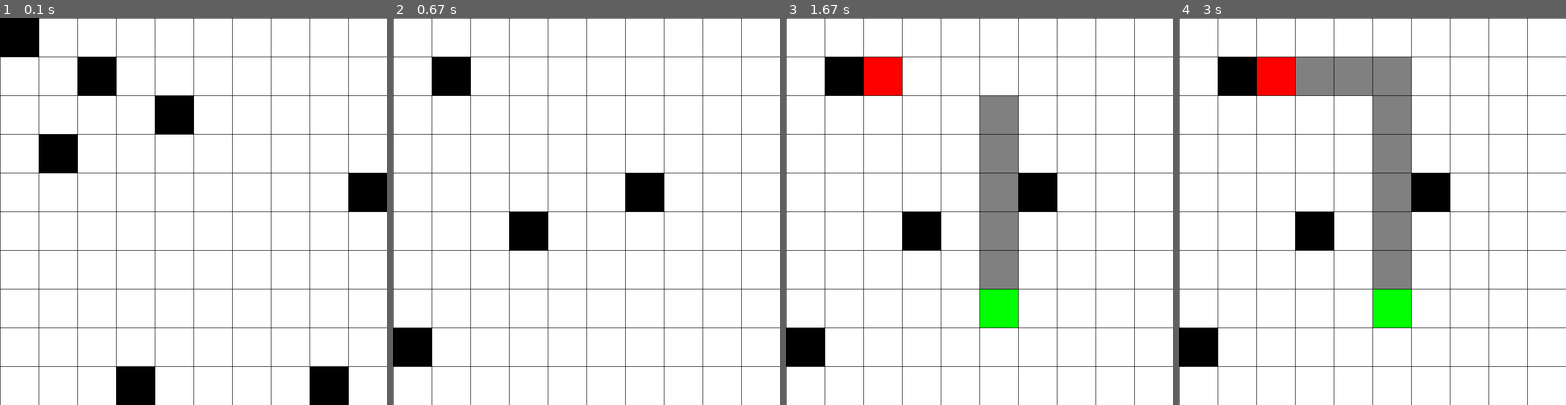
Above: before the commit, frames 1-4 (left to right).
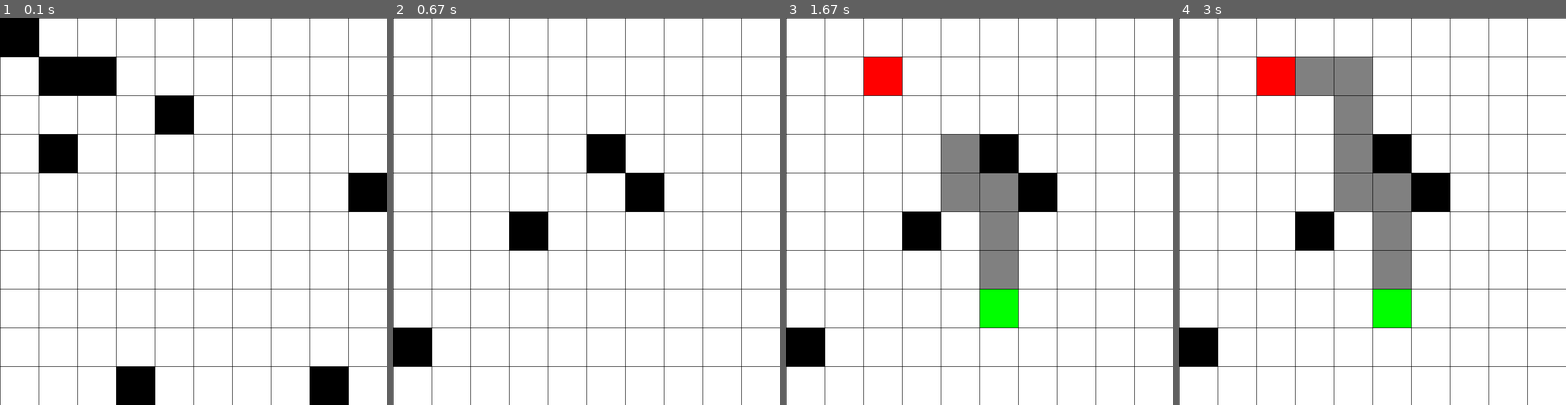
Above: after the commit, the same moments.

Repository: MichalKacprzak99/pathfinding-pygame
Game: pygame game, started from pathfinding-pygame/main.py
The game is run twice, just before and just after one commit, with the same random seed, the same clock (stepped at 60 frames per second) and the same inputs.
Inputs (mouse positions are in pixels of both pictures, inside the frame that each line leads up to):
- Up to frame 1 (0.1 s): no input
- Up to frame 2 (0.67 s): tap R at 0.33 s
- Up to frame 3 (1.67 s): click (1018, 296) at 0.78 s; click (878, 68) at 1.08 s
- Up to frame 4 (3 s): no input

The runs differ from the first frame. In frame 1, 1.0% of the frame differs, in the area x 10-20%, y 10-20%; in frame 2, 2.0%; in frame 3, 4.9%; in frame 4, 6.8%, in the area x 10-60%, y 10-50%.

Commit message:
protection against adding obstacles of the same position

Diff:
--- a/pathfinding-pygame/app.py
+++ b/pathfinding-pygame/app.py
@@ -48,7 +48,7 @@
 
             self.path_finder.draw_squares()
             if self.path_finder.path_able_to_find:
-                path = self.path_finder.find_path(self.board.matrix)
+                path = self.path_finder.find_path(self.board.board_matrix)
                 self.path_finder.draw_path(path)
             for event in pg.event.get():
                 if event.type == pg.QUIT:
@@ -71,7 +71,7 @@
         """
         self.path_finder.reset()
         self.board.recreate_obstacles()
-        self.path_finder.matrix = self.board.matrix
+        self.path_finder.matrix = self.board.board_matrix
         self.board.draw_board()
 
     def choose_square(self):
--- a/pathfinding-pygame/board.py
+++ b/pathfinding-pygame/board.py
@@ -19,7 +19,7 @@
 
     window: pygame.Surface
         Pygame object for representing images.
-    matrix: numpy.ndarray
+    board_matrix: numpy.ndarray
         array 10x10 representing state of board .
         1 represents empty square and 0 represent obstacle.
 
@@ -34,7 +34,9 @@
                 Pygame object for representing images.
         """
         self.window = window
-        self.matrix = np.full((10, 10), 1)
+        self.board_size = (Dimension.SCREEN_HEIGHT.value//Dimension.SQUARE_HEIGHT.value,
+                           Dimension.SCREEN_WIDTH.value//Dimension.SQUARE_WIDTH.value)
+        self.board_matrix = np.full(self.board_size, 1)
         self.obstacles = self.create_obstacles()
 
     def draw_board(self):
@@ -80,14 +82,17 @@
         :return: list of obstacles coordinates
         :rtype: list
         """
-        obstacle_number = random.randint(1, 10)
+        obstacles_number = random.randint(1, 10)
         obstacles = list()
-
-        for _ in range(obstacle_number):
-            obstacle_x_cord = random.randint(0, 9)
-            obstacle_y_cord = random.randint(0, 9)
-            self.matrix[obstacle_y_cord][obstacle_x_cord] = 0
-            obstacles.append(Square(obstacle_x_cord, obstacle_y_cord))
+        board_height, board_width = self.board_size
+        print(obstacles_number)
+        while len(obstacles) < obstacles_number:
+            obstacle_x_cord = random.randint(0, board_width - 1)
+            obstacle_y_cord = random.randint(0, board_height - 1)
+            obstacle = Square(obstacle_x_cord, obstacle_y_cord)
+            if obstacle not in obstacles:
+                self.board_matrix[obstacle_y_cord][obstacle_x_cord] = 0
+                obstacles.append(Square(obstacle_x_cord, obstacle_y_cord))
 
         return obstacles
 
@@ -99,7 +104,7 @@
         :return: true if square is empty, otherwise false
         """
         x_cord, y_cord = clicked_square.board_coordinates
-        return self.matrix[y_cord][x_cord] == 1
+        return self.board_matrix[y_cord][x_cord] == 1
 
     def recreate_obstacles(self):
         """
@@ -107,5 +112,5 @@
 
         :return: None
         """
-        self.matrix = np.full((10, 10), 1)
+        self.board_matrix = np.full((10, 10), 1)
         self.obstacles = self.create_obstacles()
